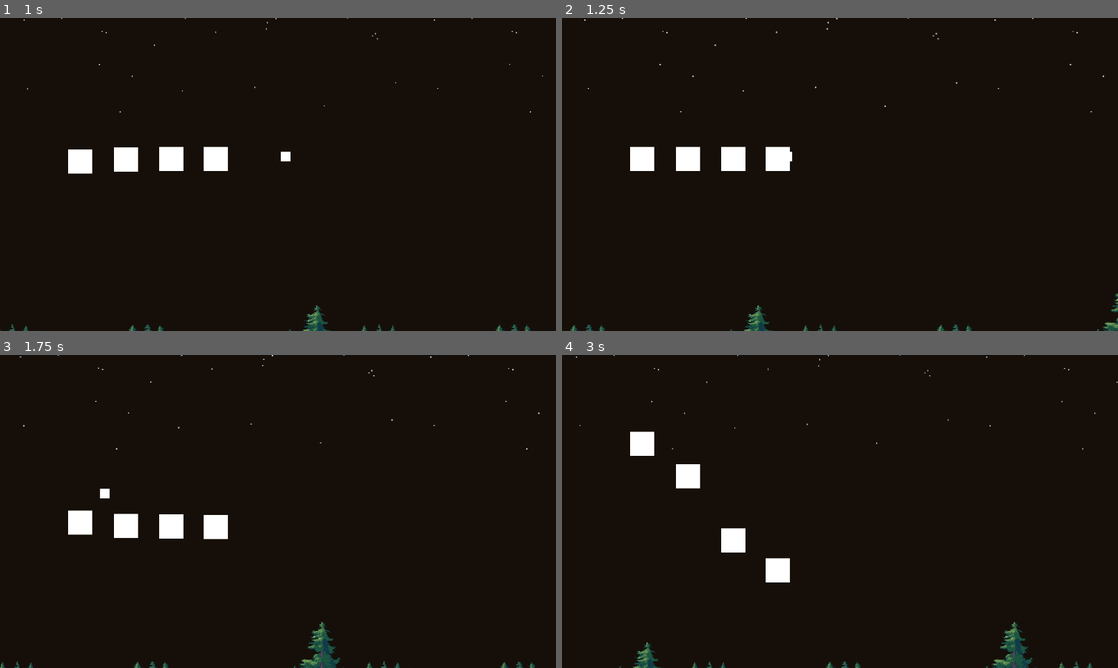
Above: before the commit, frames 1-4 (two rows, left to right).
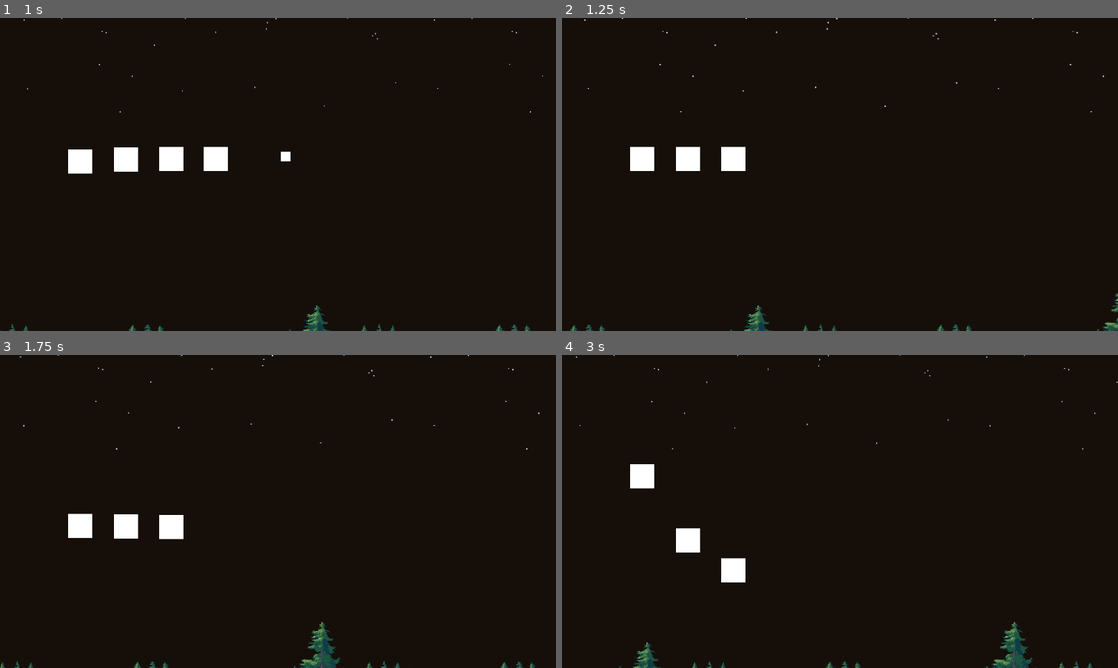
Above: after the commit, the same moments.

Repository: lohchness/santa-claus
Game: Godot game, scene res://level/level.tscn
Same seed, same stepped clock (60 frames per second), same inputs: the game is played once before the commit and once after it.
Inputs (mouse positions are in pixels of both pictures, inside the frame that each line leads up to):
- Up to frame 1 (1 s): move the mouse to (400, 158) at 0.52 s
- Up to frame 2 (1.25 s): no input
- Up to frame 3 (1.75 s): move the mouse to (166, 527) at 1.27 s
- Up to frame 4 (3 s): move the mouse to (895, 442) at 2.02 s; move the mouse to (812, 574) at 2.77 s

Frame 1 is identical in both runs. In frame 2, 0.4% of the frame differs, in the area x 36-42%, y 41-49%; in frame 3, 0.5%; in frame 4, 2.4%, in the area x 12-41%, y 24-73%.

Commit message:
feat: destroy reindeer on missile collision

Diff:
--- a/characters/santa.gd
+++ b/characters/santa.gd
@@ -34,3 +34,6 @@
 
 func pop_mouse_y():
 	return mouse_points.pop_front()
+
+func receive_damage():
+	reindeer_array.pop_front().queue_free()
--- a/characters/santa.tscn
+++ b/characters/santa.tscn
@@ -5,7 +5,6 @@
 
 [node name="Santa" type="CharacterBody2D" node_paths=PackedStringArray("reindeer_array")]
 collision_layer = 2
-collision_mask = 5
 script = ExtResource("1_3tuck")
 reindeer_array = [NodePath("Reindeer"), NodePath("Reindeer2"), NodePath("Reindeer3"), NodePath("Reindeer4")]
 
--- a/obstacles/rocket/horizontal_rocket.gd
+++ b/obstacles/rocket/horizontal_rocket.gd
@@ -4,3 +4,10 @@
 
 func _physics_process(delta: float) -> void:
 	position += Vector2(-SPEED, 0) * delta
+
+
+func _on_body_entered(body: Node2D) -> void:
+	print("hello")
+	if body.has_method("receive_damage"):
+		body.receive_damage()
+	queue_free()
--- a/obstacles/rocket/horizontal_rocket.tscn
+++ b/obstacles/rocket/horizontal_rocket.tscn
@@ -6,7 +6,7 @@
 
 [node name="HorizontalRocket" type="Area2D"]
 collision_layer = 4
-collision_mask = 0
+collision_mask = 2
 script = ExtResource("1_3vuik")
 
 [node name="Sprite2D" type="Sprite2D" parent="."]
@@ -20,3 +20,5 @@
 
 [node name="CollisionShape2D" type="CollisionShape2D" parent="."]
 shape = SubResource("RectangleShape2D_onxeo")
+
+[connection signal="body_entered" from="." to="." method="_on_body_entered"]
